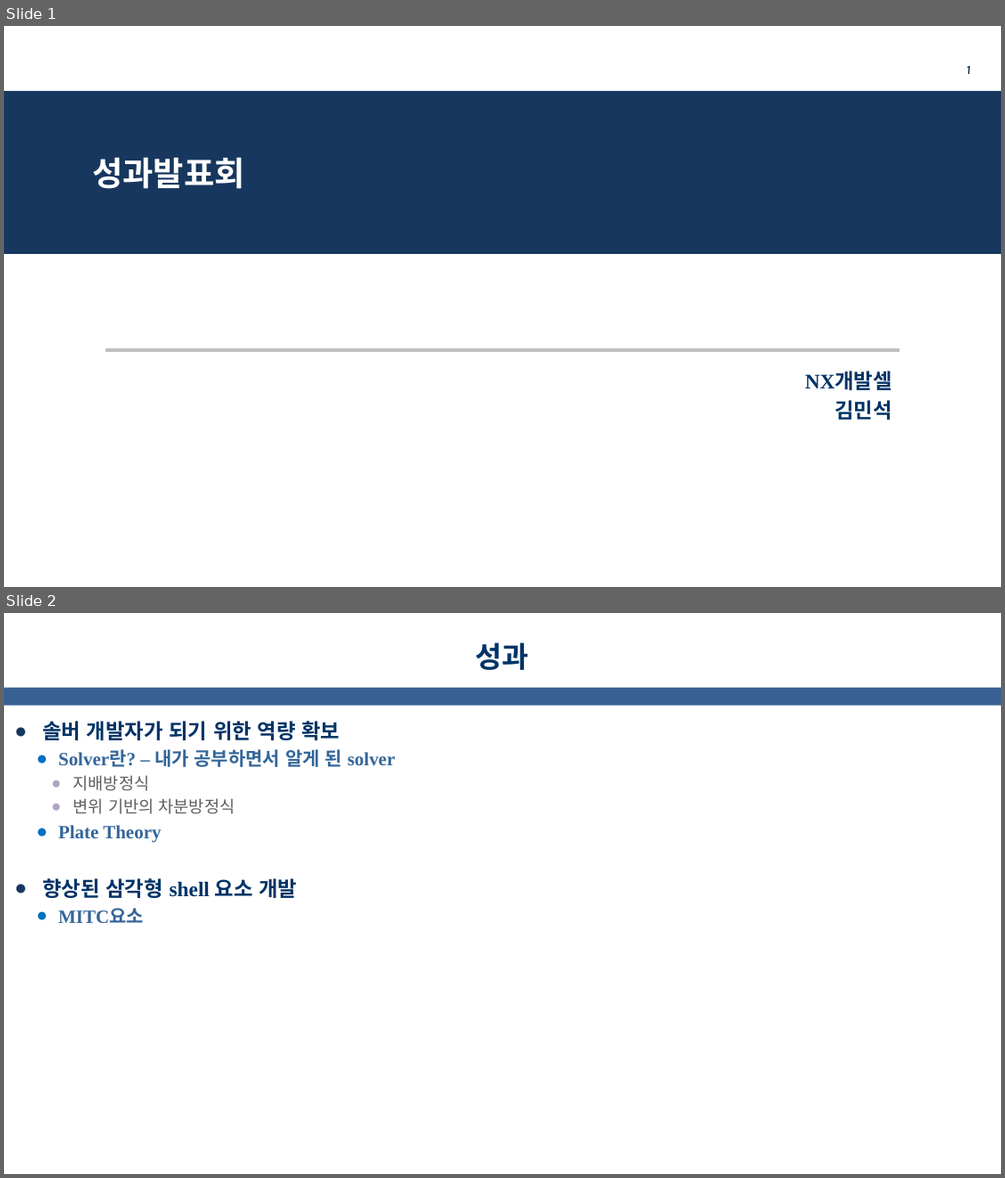
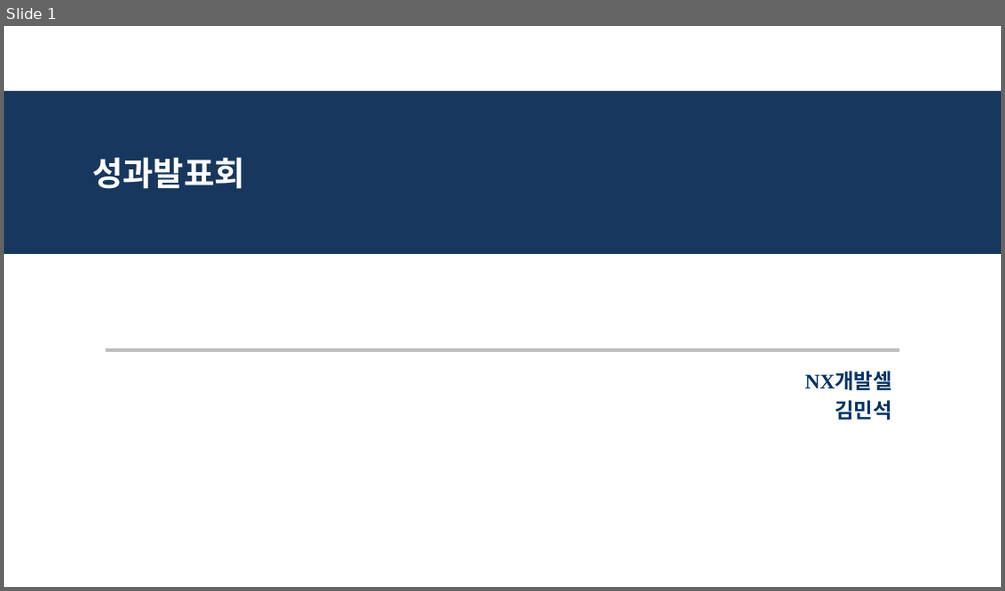
Before and after one commit to kms0523/Study, a slide deck: 발표자료/성과발표(중간).pptx. Shown one above the other, each under a label of ours: slides 1 and 2 before the commit, slide 1 after it. The pictures are 1005x1178 and 1005x591 pixels, drawn with LibreOffice and Linux fonts; fonts in the diff are those of the drawing; background and template pictures are left out. Boxes give left, top, right and bottom in pixels: in the first picture for what was removed or moved away, otherwise in the second. Text is boxed around its words. In the diff, an @@ line names an element or a change of style, - is before the commit and + after.

```diff
--- a/발표자료/성과발표(중간).pptx
+++ b/발표자료/성과발표(중간).pptx
@@ slide 2 removed at (4,613,1001,1174), background #FFFFFF @@
@@ title removed at (476,642,529,670) @@
-성과
@@ rectangle removed at (4,688,1001,706) @@
@@ text removed at (42,721,396,923) @@
-● 솔버 개발자가 되기 위한 역량 확보
-  ● Solver란? – 내가 공부하면서 알게 된 solver
-    ● 지배방정식
-    ● 변위 기반의 차분방정식
-  ● Plate Theory
-● 향상된 삼각형 shell 요소 개발
-  ● MITC요소
@@ slide 1 changed as well @@
@@ page number removed at (966,66,970,74) @@
-1
```
Also in this commit, not shown: 1 other slide changed, 8 slides added, 2 other slides removed, 4 other files.
